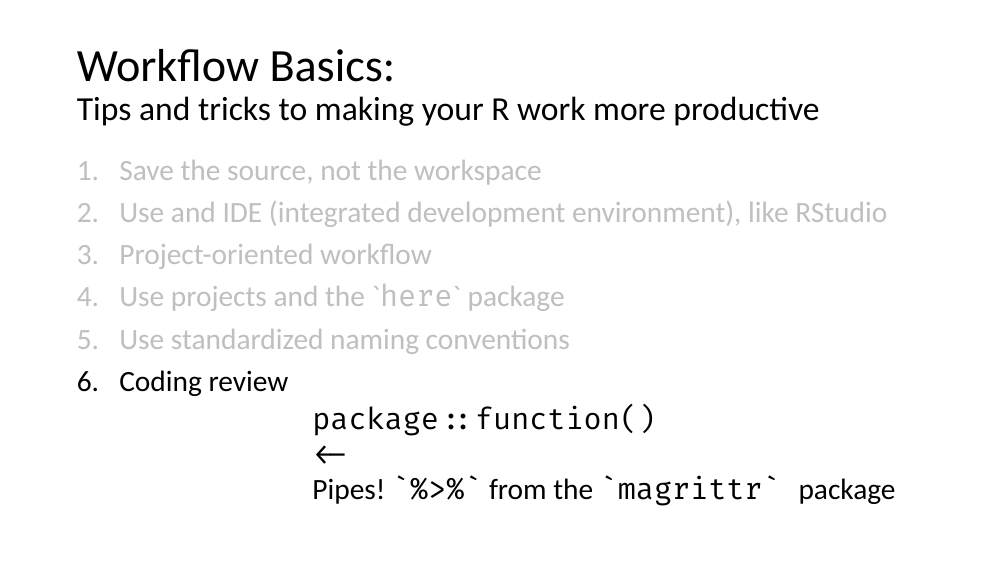
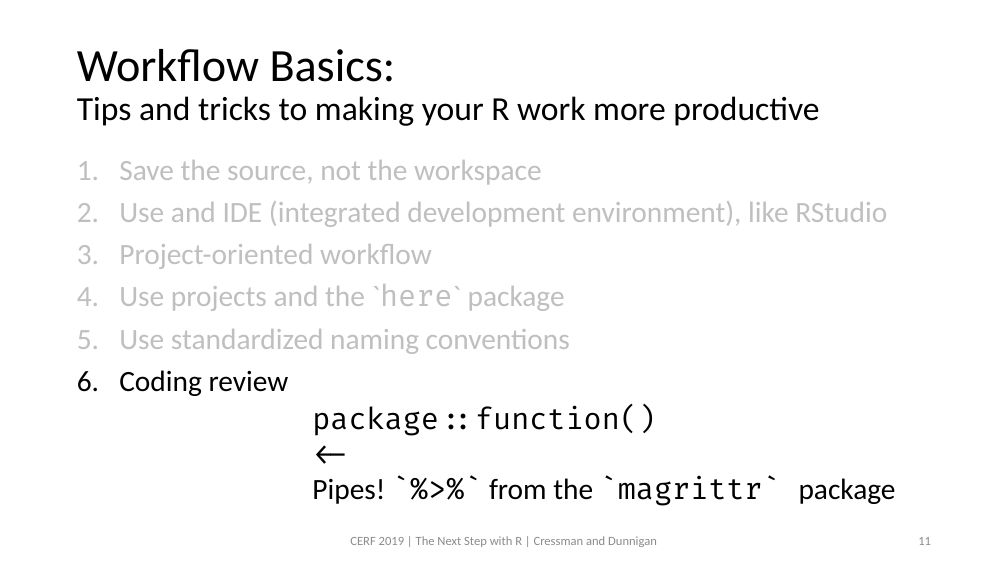
Before and after one commit to swmpkim/2019_CERF, a slide deck: slide 11 of slides/00_Introduction.pptx. Drawn at 1008x567 pixels with LibreOffice and Linux fonts; fonts in the diff are those of the drawing. Boxes give left, top, right and bottom in pixels: in the first picture for what was removed or moved away, otherwise in the second. Text is boxed around its words. In the diff, an @@ line names an element or a change of style, - is before the commit and + after.

```diff
--- a/slides/00_Introduction.pptx
+++ b/slides/00_Introduction.pptx
@@ text added at bbox=[350, 536, 657, 547], 12 pt, text #8C8C8C @@
+CERF 2019 | The Next Step with R | Cressman and Dunnigan
@@ page number added at bbox=[918, 537, 931, 545], 12 pt, text #8C8C8C @@
+11
```
Also in this commit, not shown: 10 other slides changed, 3 slides added, 3 slides removed.
